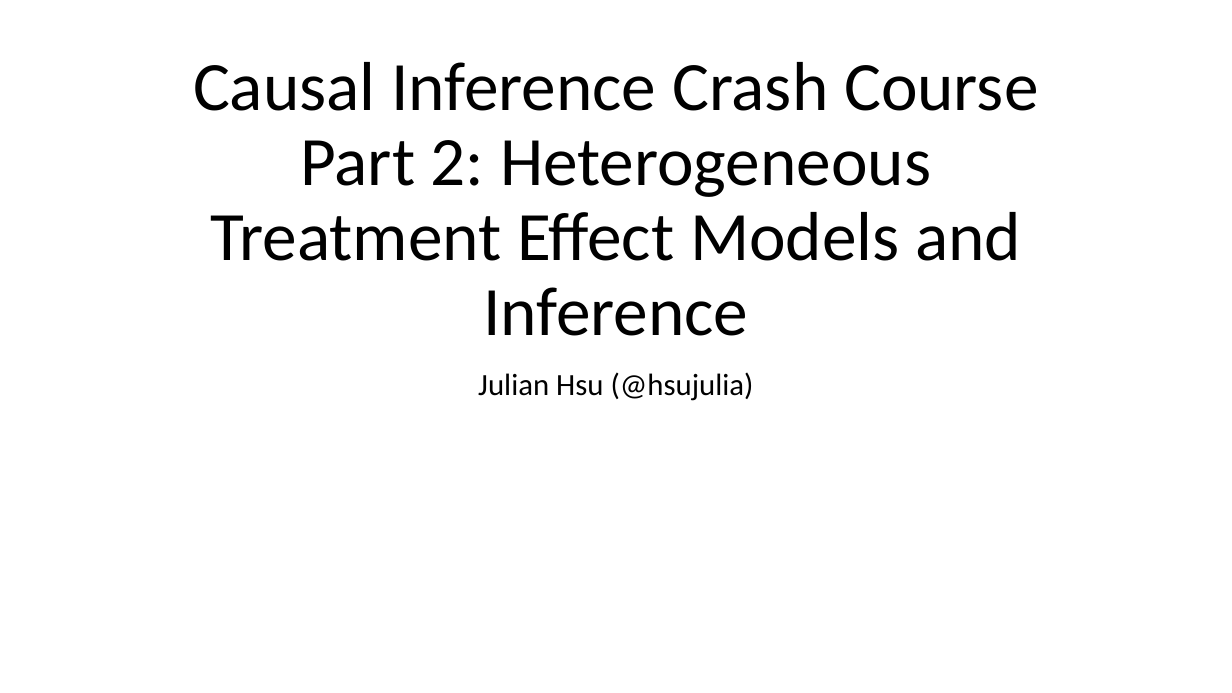
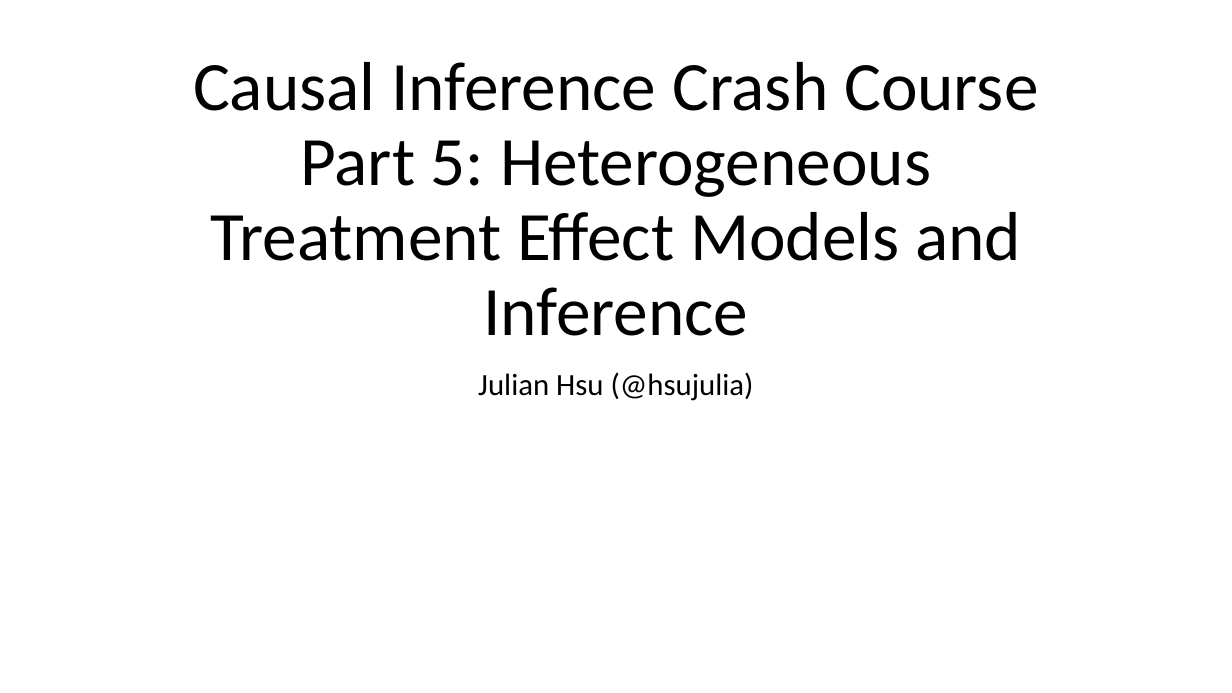
Before and after one commit to shoepaladin/causalinference_crashcourse, a slide deck: slide 1 of 5 HTE Models.pptx. Drawn at 1232x693 pixels with LibreOffice and Linux fonts; fonts in the diff are those of the drawing. Boxes give left, top, right and bottom in pixels: in the first picture for what was removed or moved away, otherwise in the second. Text is boxed around its words. In the diff, an @@ line names an element or a change of style, - is before the commit and + after.

```diff
--- a/5 HTE Models.pptx
+++ b/5 HTE Models.pptx
@@ title at (193,62,1038,336): text changed @@
-Causal Inference Crash Course
-Part 2: Heterogeneous Treatment Effect Models and Inference
+Causal Inference Crash Course
+Part 5: Heterogeneous Treatment Effect Models and Inference
```
Also in this commit, not shown: 2 other slides changed, 1 slide added, 2 other files.
